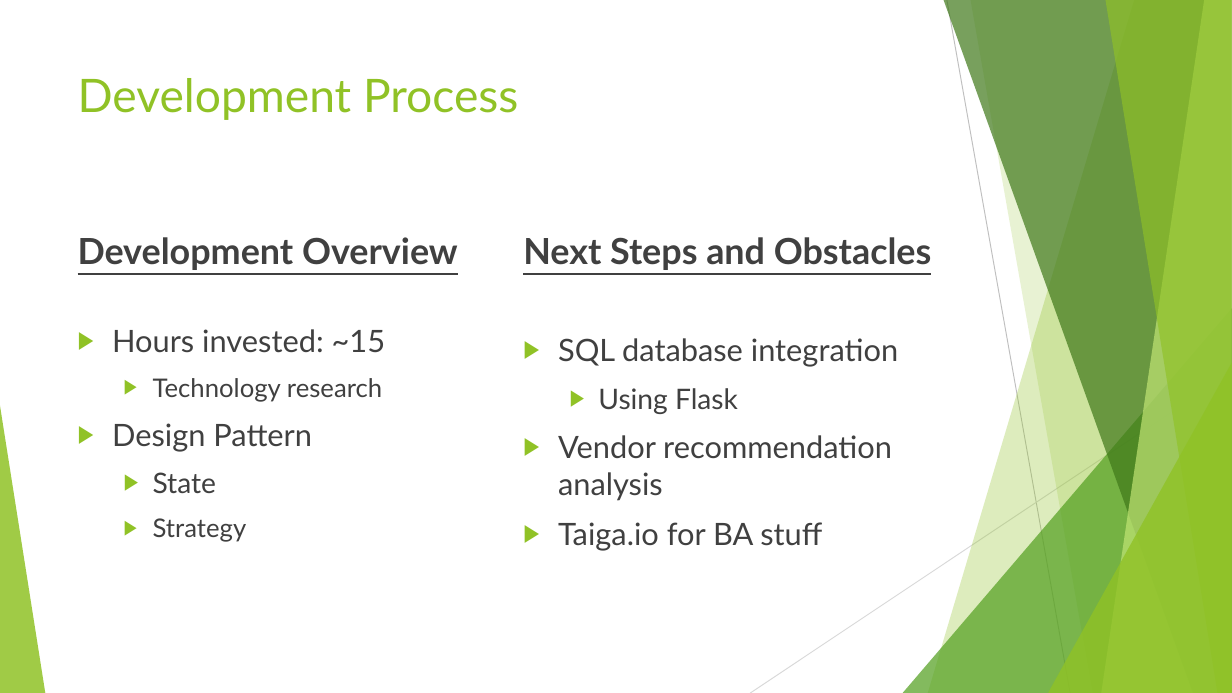
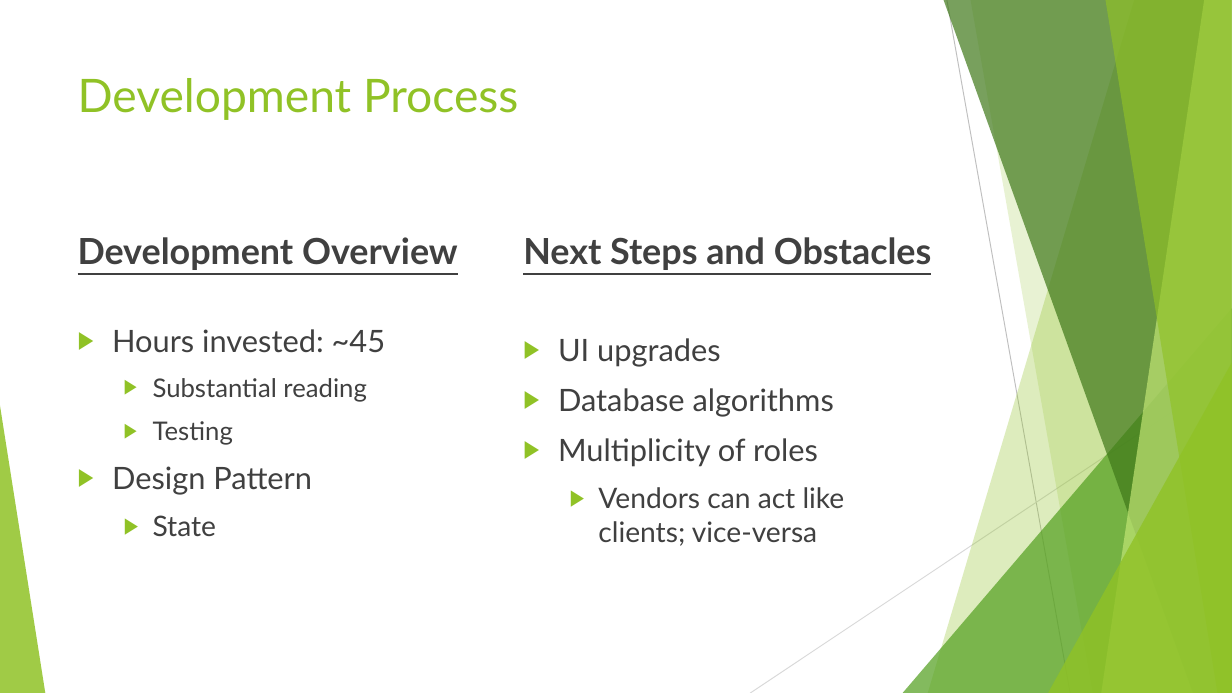
Before and after one commit to CharlesSPatterson/LawnBuddy, a slide deck: slide 5 of LawnBuddy.pptx (slide 6 before the commit). Drawn at 1232x693 pixels with LibreOffice and Linux fonts; fonts in the diff are those of the drawing. Boxes give left, top, right and bottom in pixels: in the first picture for what was removed or moved away, otherwise in the second. Text is boxed around its words. In the diff, an @@ line names an element or a change of style, - is before the commit and + after.

Commit message:
lb v4.5
Changed home screens for users and vendors. Vendors can now place bids
and view their reviews

```diff
--- a/LawnBuddy.pptx
+++ b/LawnBuddy.pptx
@@ text at [112,329,386,445]: text changed @@
-▶ Hours invested: ~15
-  ▶ Technology research
+▶ Hours invested: ~45
+  ▶ Substantial reading
+  ▶ Testing
@@ text at [558,338,845,546]: text changed @@
-▶ SQL database integration
-  ▶ Using Flask
-▶ Vendor recommendation analysis
-▶ Taiga.io for BA stuff
+▶ UI upgrades
+▶ Database algorithms
+▶ Multiplicity of roles
+  ▶ Vendors can act like clients; vice-versa
@@ text at [153,518,247,542]: paragraph removed @@
-  ▶ Strategy
```
Also in this commit, not shown: 1 other slide changed, 1 slide removed, 8 other files.
